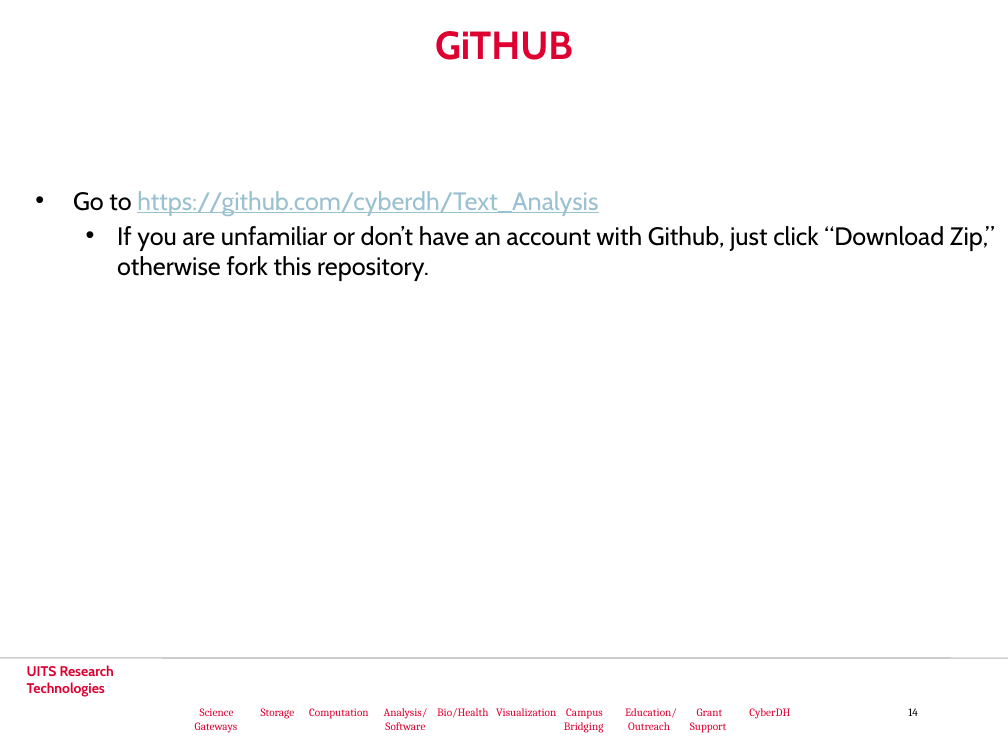
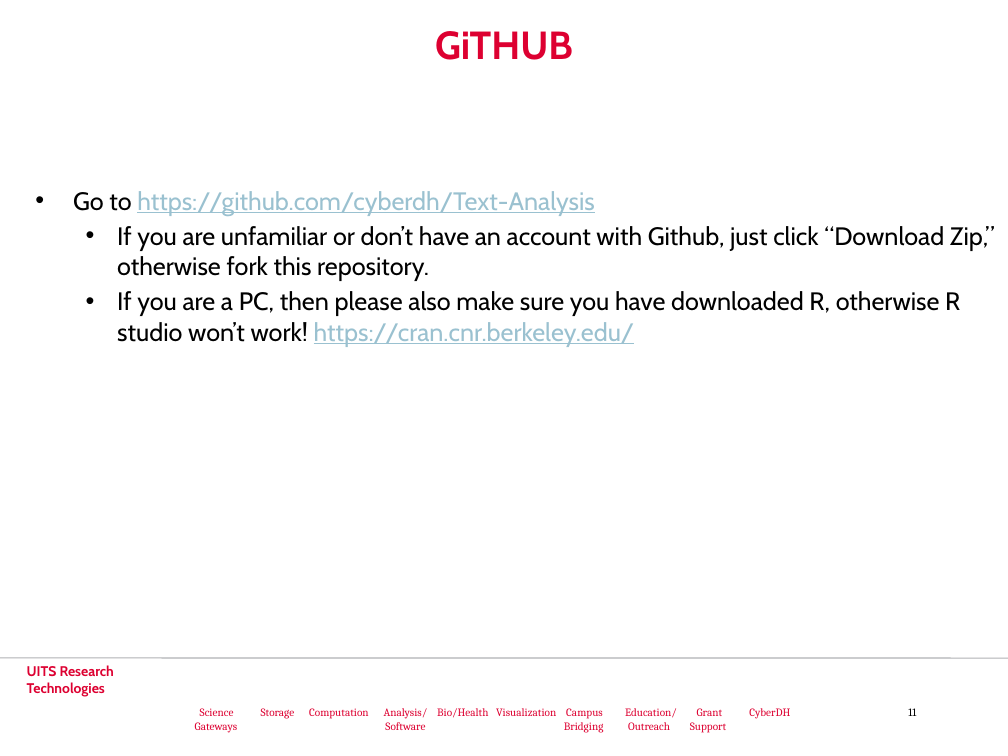
Before and after one commit to cyberdh/Text-Analysis, a slide deck: slide 11 of presentations/RBasics.pptx (slide 14 before the commit). Drawn at 1008x756 pixels with LibreOffice and Linux fonts; fonts in the diff are those of the drawing; background and template pictures are left out. Boxes give left, top, right and bottom in pixels: in the first picture for what was removed or moved away, otherwise in the second. Text is boxed around its words. In the diff, an @@ line names an element or a change of style, - is before the commit and + after.

```diff
--- a/presentations/RBasics.pptx
+++ b/presentations/RBasics.pptx
@@ text at (73, 191, 595, 216): text changed @@
-• Go to https://github.com/cyberdh/Text_Analysis
+• Go to https://github.com/cyberdh/Text-Analysis
@@ text at (117, 291, 960, 347): paragraph added @@
+  • If you are a PC, then please also make sure you have downloaded R, otherwise R studio won’t work! https://cran.cnr.berkeley.edu/
@@ text at (200, 708, 916, 719): text changed @@
-Science Storage Computation Analysis/ Bio/Health Visualization Campus Education/ Grant CyberDH 14
-Gateways Software Bridging Outreach Support
+Science Storage Computation Analysis/ Bio/Health Visualization Campus Education/ Grant CyberDH 11
+Gateways Software Bridging Outreach Support
```
Also in this commit, not shown: 4 other slides changed, 3 slides removed, 9 other files.
